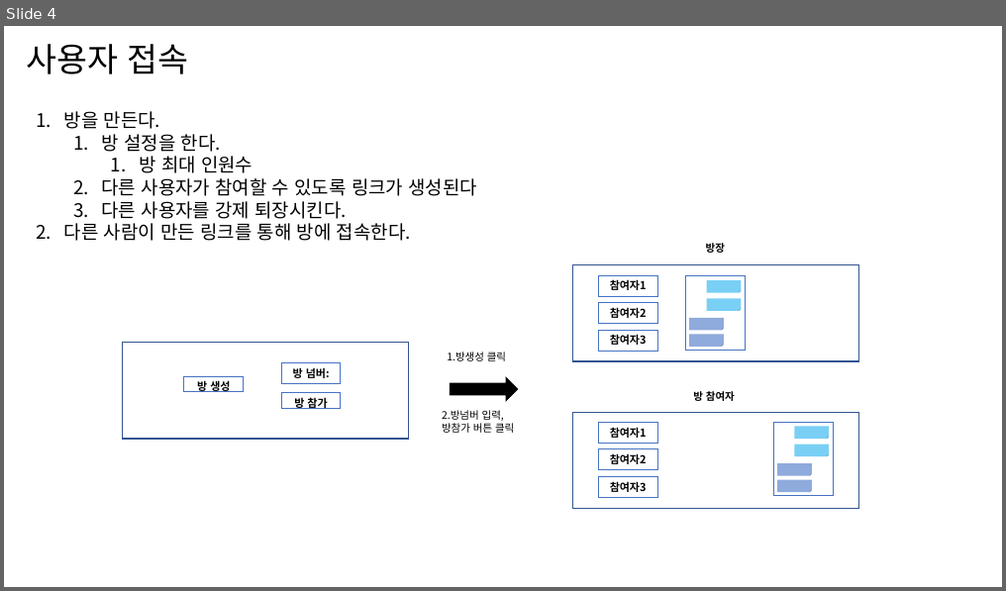
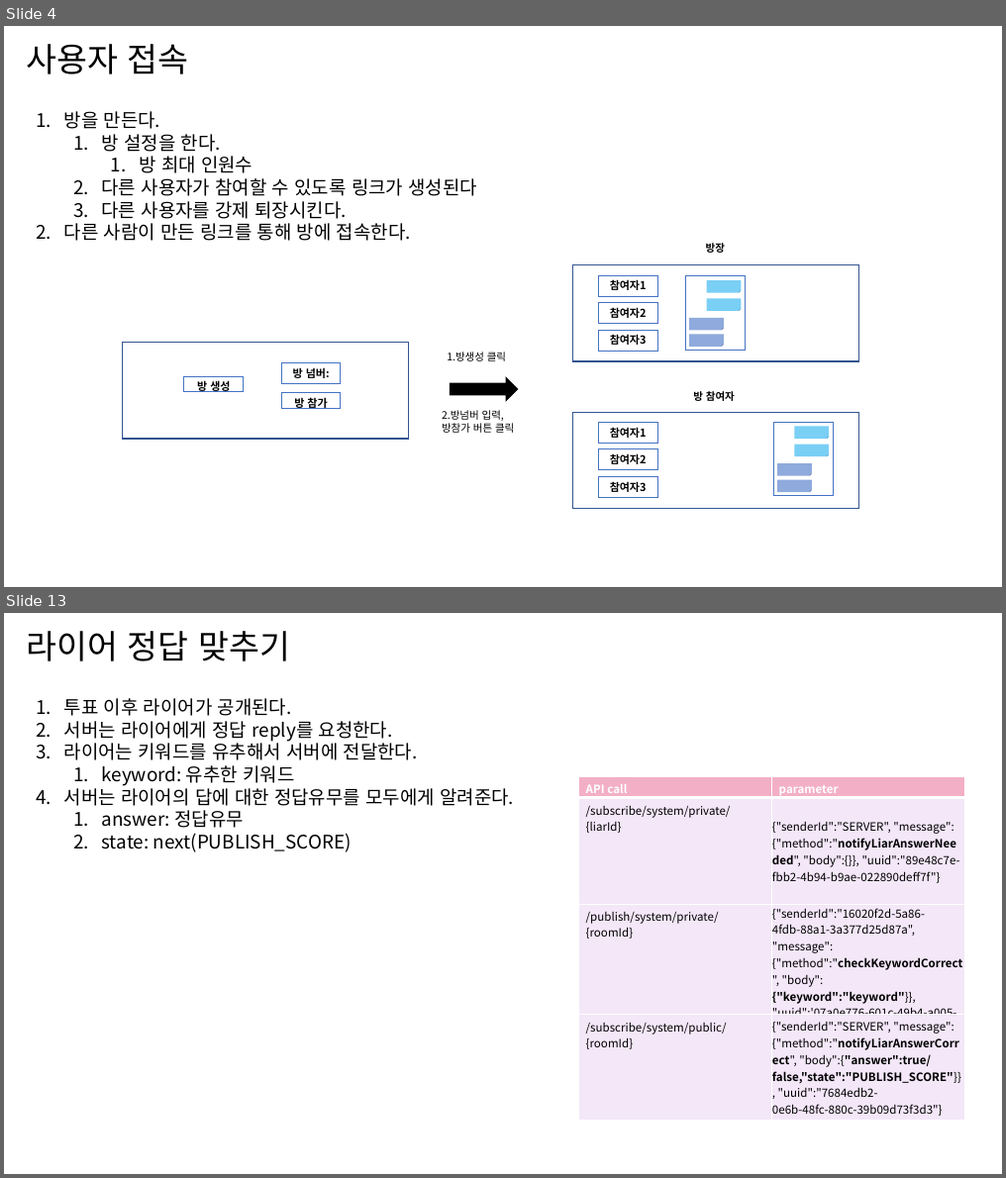
Before and after one commit to LiarGameDevelop/LiarGameServer, a slide deck: doc/document.pptx. Shown one above the other, each under a label of ours: slide 4 before the commit, slides 4 and 13 after it; the slides between them are not shown. The pictures are 1006x591 and 1006x1178 pixels, drawn with LibreOffice and Linux fonts; fonts in the diff are those of the drawing. Boxes give left, top, right and bottom in pixels: in the first picture for what was removed or moved away, otherwise in the second. Text is boxed around its words. In the diff, an @@ line names an element or a change of style, - is before the commit and + after.

Commit message:
[ADD] OPEN_LIAR/LIAR_ANSWER /PUBLISH_SCORE state service && controller code implementation

```diff
--- a/doc/document.pptx
+++ b/doc/document.pptx
@@ slide 13 added at (x1=4, y1=613, x2=1002, y2=1174), background #FFFFFF @@
@@ title added at (x1=27, y1=631, x2=290, y2=662), 32 pt, text #000000 @@
+라이어 정답 맞추기
@@ text added at (x1=64, y1=698, x2=514, y2=853), 18 pt, text #000000 @@
+1. 투표 이후 라이어가 공개된다.
+2. 서버는 라이어에게 정답 reply를 요청한다.
+3. 라이어는 키워드를 유추해서 서버에 전달한다.
+  1. keyword: 유추한 키워드
+4. 서버는 라이어의 답에 대한 정답유무를 모두에게 알려준다.
+  1. answer: 정답유무
+  2. state: next(PUBLISH_SCORE)
@@ table added at (x1=578, y1=777, x2=964, y2=1120), 4 rows, 2 columns @@
+API call | parameter
+/subscribe/system/private/{liarId} | {"senderId":"SERVER", "message":{"method":"notifyLiarAnswerNeeded", "body":{}}, "uuid":"89e48c7e-fbb2-4b94-b9ae-022890deff7f"}
+/publish/system/private/{roomId} | {"senderId":"16020f2d-5a86-4fdb-88a1-3a377d25d87a", "message":{"method":"checkKeywordCorrect", "body":{"keyword":"keyword"}}, "uuid":'07a0e776-601c-49b4-a005-118e322c2838'}
+/subscribe/system/public/{roomId} | {"senderId":"SERVER", "message":{"method":"notifyLiarAnswerCorrect", "body":{"answer":true/false,"state":"PUBLISH_SCORE"}}, "uuid":"7684edb2-0e6b-48fc-880c-39b09d73f3d3"}
```
Also in this commit, not shown: 5 slides changed, 7 other slides added, 2 slides removed, 13 other files.
